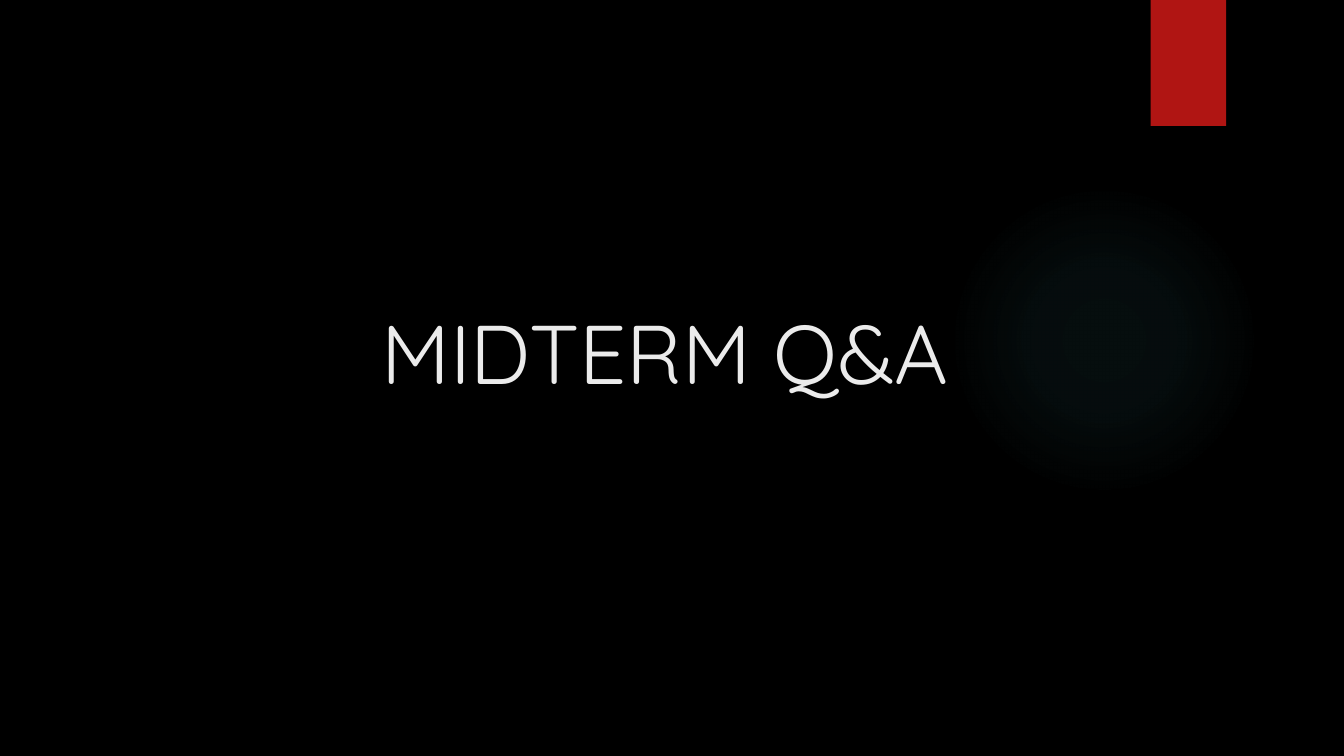
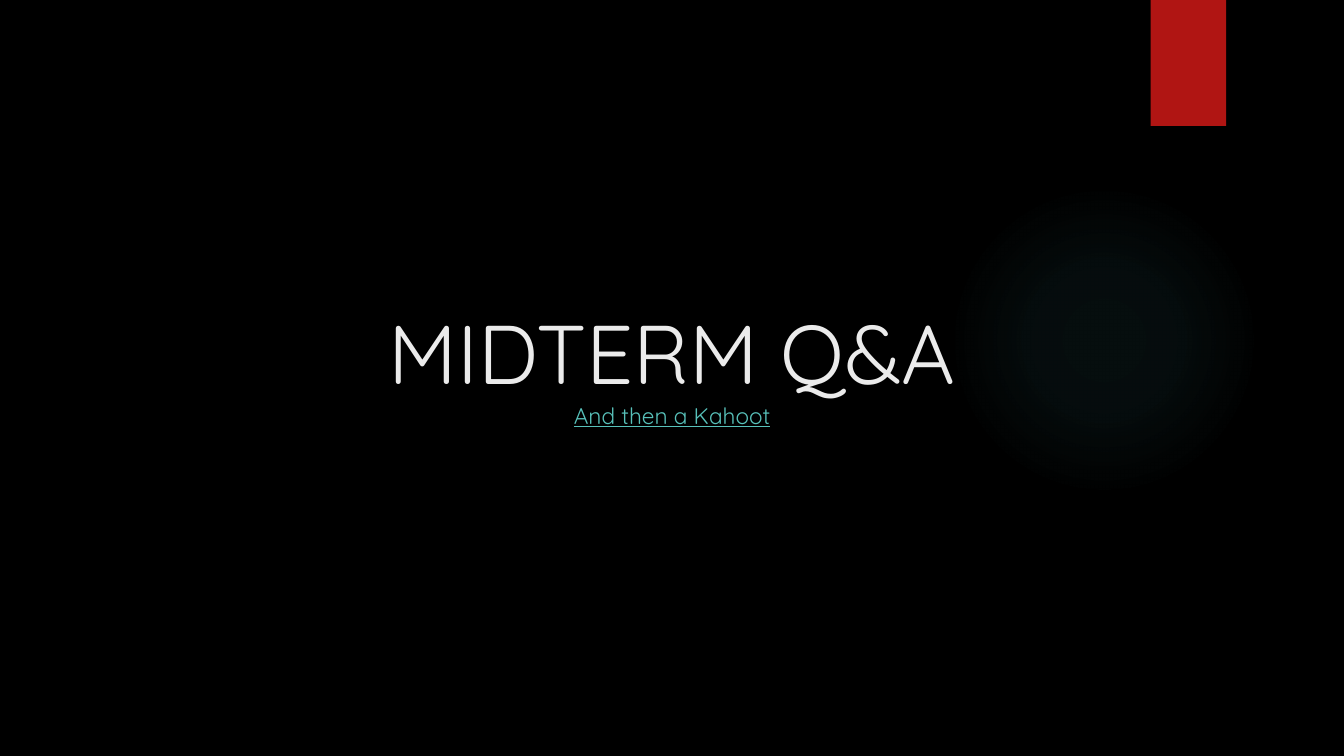
Before and after one commit to michaelbartlett17/cs7-recs, a slide deck: slide 12 of Slides/0923Recitation.pptx. Drawn at 1344x756 pixels with LibreOffice and Linux fonts; fonts in the diff are those of the drawing; background and template pictures are left out. Boxes give left, top, right and bottom in pixels: in the first picture for what was removed or moved away, otherwise in the second. Text is boxed around its words. In the diff, an @@ line names an element or a change of style, - is before the commit and + after.

Commit message:
slide updates.

```diff
--- a/Slides/0923Recitation.pptx
+++ b/Slides/0923Recitation.pptx
@@ title at box(388, 325, 956, 427): text changed; size 59.4 to 16.2 pt; text colour #EBEBEB to #58C1BA @@
-MIDTERM Q&A
+MIDTERM Q&A
+And then a Kahoot
```
Also in this commit, not shown: 1 other file.
